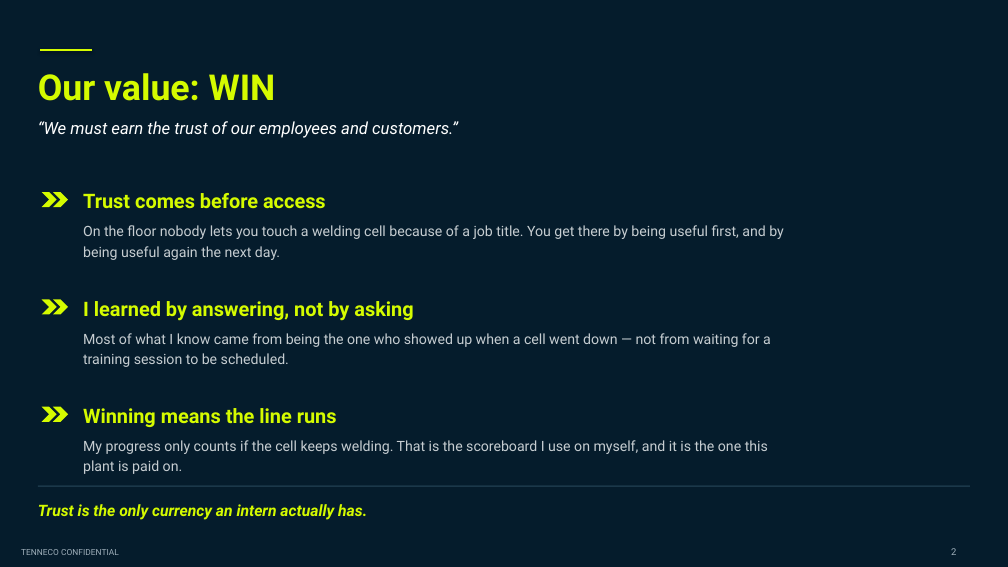
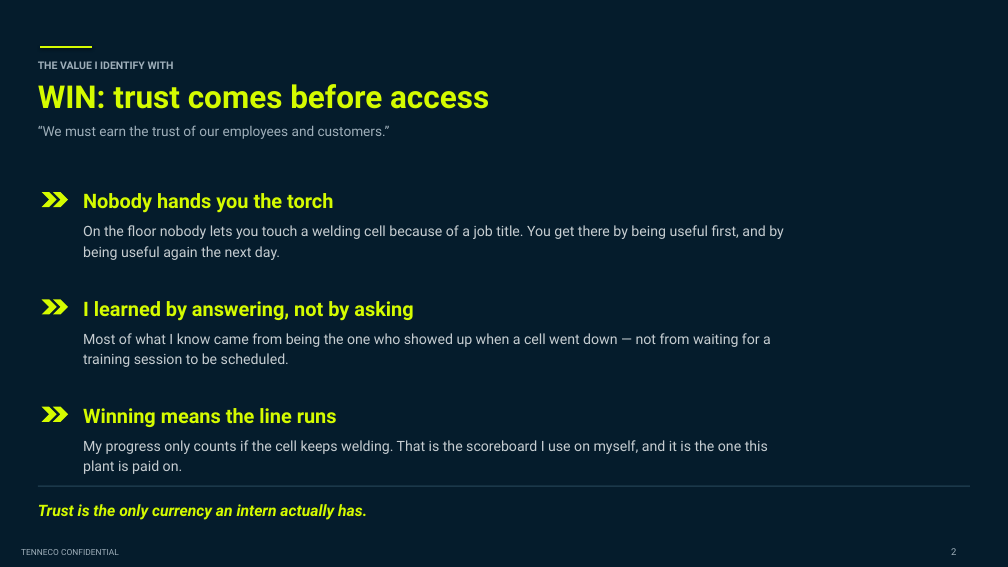
Before and after one commit to adaircarried/Claude-Design, a slide deck: slide 2 of presentations/Tenneco_Intern_Project_Diego_de_Leon.pptx. Drawn at 1008x567 pixels with LibreOffice and Linux fonts; fonts in the diff are those of the drawing; background and template pictures are left out. Boxes give left, top, right and bottom in pixels: in the first picture for what was removed or moved away, otherwise in the second. Text is boxed around its words. In the diff, an @@ line names an element or a change of style, - is before the commit and + after.

```diff
--- a/presentations/Tenneco_Intern_Project_Diego_de_Leon.pptx
+++ b/presentations/Tenneco_Intern_Project_Diego_de_Leon.pptx
@@ line moved from (40, 50) - (92, 50) to (40, 47) - (92, 47) @@
@@ text at bbox=[38, 84, 489, 109]: text changed; size 34 to 30 pt @@
-Our value: WIN
+WIN: trust comes before access
@@ text added at bbox=[38, 61, 174, 69], 10 pt, text #9FAFBA, bold @@
+THE VALUE I IDENTIFY WITH
@@ text "“We must earn the trust ..." at bbox=[38, 125, 390, 139]: size 16 to 13 pt, text colour #FFFFFF to #9FAFBA, italic off @@
@@ text at bbox=[83, 193, 333, 213]: text changed @@
-Trust comes before access
+Nobody hands you the torch
```
Also in this commit, not shown: 9 other slides changed, 1 slide added, 3 other files.
